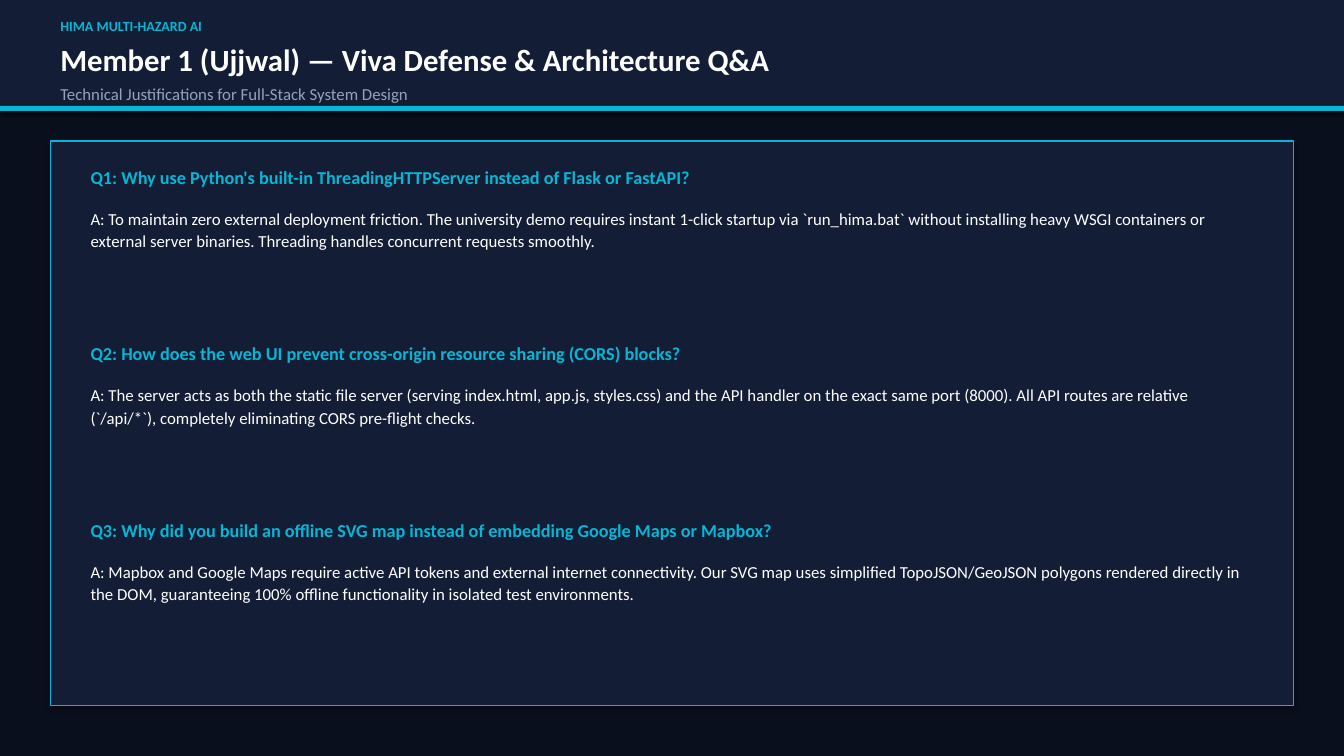
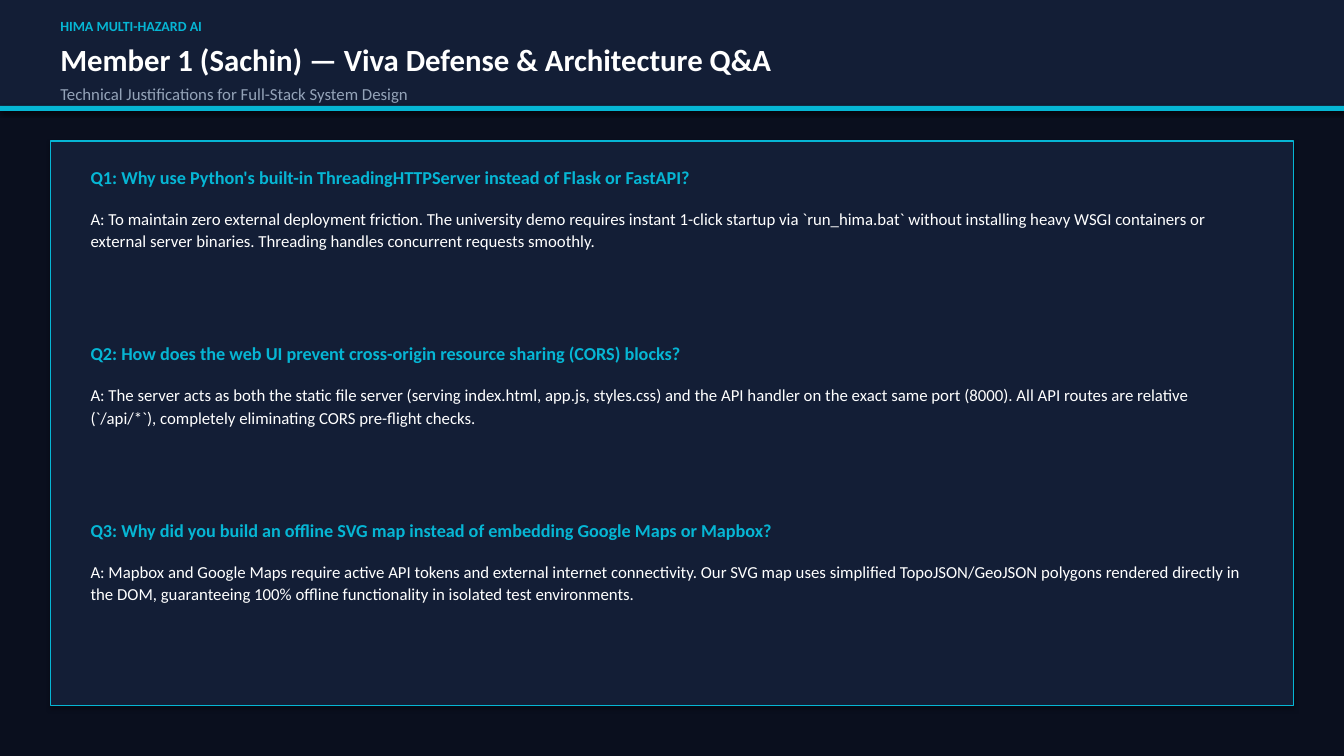
Before and after one commit to ujjww4ll/HIMA, a slide deck: slide 8 of Flood_Prediction_and_Early_Warning_System.pptx. Drawn at 1344x756 pixels with LibreOffice and Linux fonts; fonts in the diff are those of the drawing. Boxes give left, top, right and bottom in pixels: in the first picture for what was removed or moved away, otherwise in the second. Text is boxed around its words. In the diff, an @@ line names an element or a change of style, - is before the commit and + after.

Commit message:
Update 7-member roster: M1-Sachin, M2-Anshul, M3-Ujjwal, M4-Aadi, M5-Malvika, M6-Shubhangi, M7-Sonam

```diff
--- a/Flood_Prediction_and_Early_Warning_System.pptx
+++ b/Flood_Prediction_and_Early_Warning_System.pptx
@@ text at (60, 48, 771, 76): text changed @@
-Member 1 (Ujjwal) — Viva Defense & Architecture Q&A
+Member 1 (Sachin) — Viva Defense & Architecture Q&A
```
Also in this commit, not shown: 14 other slides changed, 5 other files.
